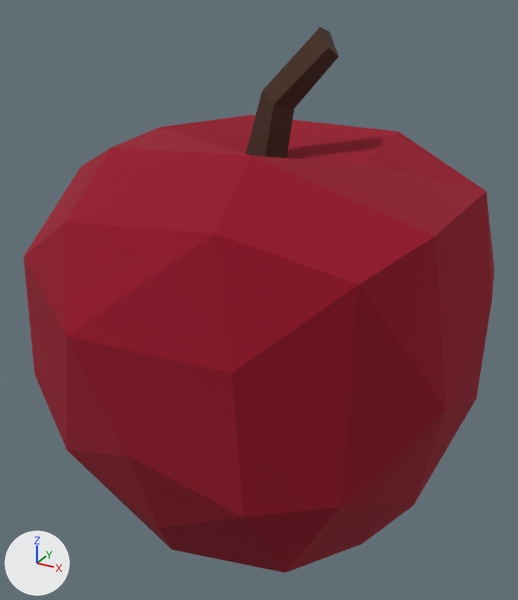
The OBJ model models/fruits/apple.obj: old version first, new version second.
Both versions are drawn from a camera (50 mm lens) standing at (1.105, -2.031, 1.039) and looking at (-0.002, -0.019, 0.033). Lighting does not change. The marker at lower left points along +X, +Y and +Z. Where no turn or scale is listed for an object, it has been applied to the vertices.

Names of what the first picture shows: 'apple'.
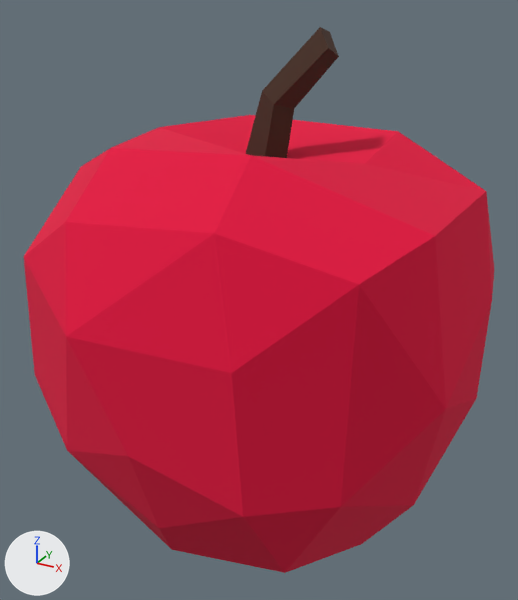
Where the change shows, as pixel boxes [x1, y1, x2, y2] in the pictures (518 x 600 px):
'apple', recoloured
    both: [24, 73, 494, 573]

Patch to the scene script:
```diff
--- a/models/fruits/apple.obj.py
+++ b/models/fruits/apple.obj.py
@@ mat_apple_red @@
 mat_apple_red = principled_material('apple_red')
-mat_apple_red.base_color = (0.303, 0.0, 0.0184)  # red #960025
+mat_apple_red.base_color = (0.769, 0.0, 0.0467)  # pink #e3003d
 mat_apple_red.roughness = 1.0
```
